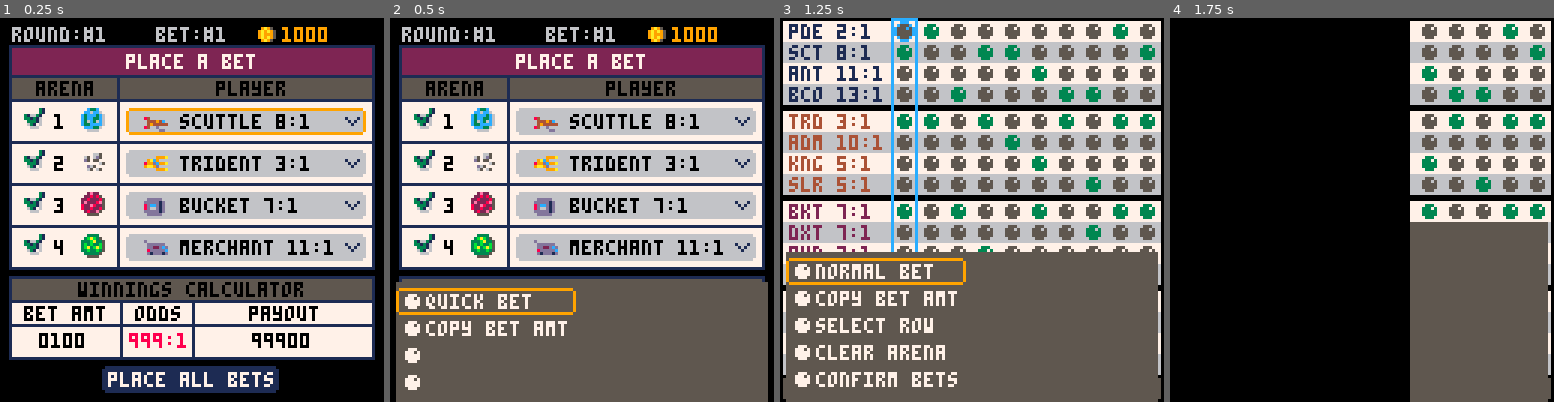
Above: before the commit, frames 1-4 (left to right).
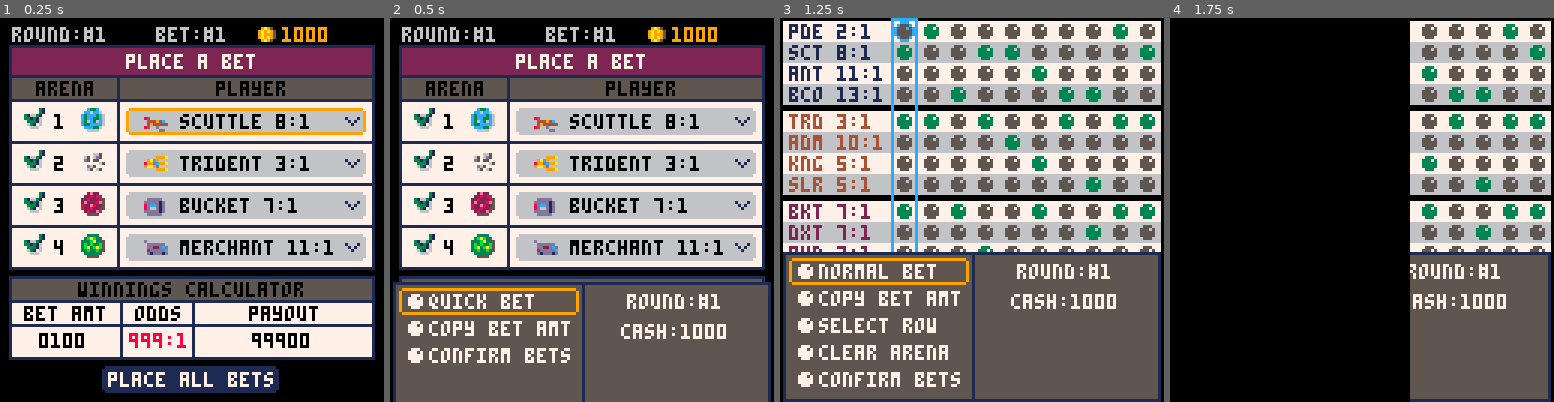
Above: after the commit, the same moments.

Repository: suspicious-smoke/club-bets-pico8
Game: PICO-8 cartridge club-bets.p8
The game is run twice, just before and just after one commit, with the same random seed, the same clock (stepped at 60 frames per second) and the same inputs.
Inputs:
- Up to frame 1 (0.25 s): no input
- Up to frame 2 (0.5 s): tap X (X key) at 0.33 s
- Up to frame 3 (1.25 s): tap O (Z key) at 0.7 s; tap X (X key) at 1.07 s
- Up to frame 4 (1.75 s): hold Right from 1.6 s (still down); tap O (Z key) at 1.7 s

Frame 1 is identical in both runs. In frame 2, 5.0% of the frame differs, in the area x 0-100%, y 68-100%; in frame 3, 7.9%, in the area x 0-100%, y 60-100%; in frame 4, 3.9%.

Commit message:
added round/cash info to submenu

Diff:
--- a/club-bets.p8
+++ b/club-bets.p8
@@ -173,7 +173,7 @@
 	_bet_amt_tmr,bet_off=0,0
 	plyr_menu_sel=1
 	submenu_off,submenu_sel,qm_mode=0,1,1
-	submenu_txts={"quick bet","copy bet amt","","","confirm bets"}
+	submenu_txts={"quick bet","copy bet amt","confirm bets"}
 	bet_mode=1--main,plyr sel,amt sel
 	i_amt=1
 	_upd=upd_betpage
@@ -200,7 +200,7 @@
 		elseif btnp(🅾️) then
 			if arena_sel==6 then
 				sfx(4)
-				init_confirm()
+				trn_state(init_confirm)
 			elseif arena_sel==5 then
 				--change money
 				sfx(2)
@@ -319,13 +319,17 @@
 end
 
 function submenu_mode()
-	submenu_off=min(submenu_off+10,60)
+	submenu_off=min(submenu_off+10,50)
+	men_options=3
+	if qm_mode==2 then
+		men_options=5
+	end
 	if btnp(⬆️) then
 		sfx(0)
-		submenu_sel=(submenu_sel-2)%5+1
+		submenu_sel=(submenu_sel-2)%men_options+1
 	elseif btnp(⬇️) then
 		sfx(0)
-		submenu_sel=(submenu_sel%5)+1
+		submenu_sel=(submenu_sel%men_options)+1
 	elseif btnp(❎) then
 		sfx(3)
 		bet_mode=1
@@ -335,7 +339,8 @@
 				sfx(9)
 				trn_state(init_quickbetpage)
 			elseif submenu_sel==3 then
-			elseif submenu_sel==4 then
+				sfx(4)
+				trn_state(init_confirm)
 			end
 		else--qm_mode==2--on quick bet page
 			if submenu_sel==1 then
@@ -351,28 +356,33 @@
 				end
 				sfx(3)
 				bet_mode=1
+			elseif submenu_sel==5 then--confirm page
+				sfx(4)
+				trn_state(init_confirm)
 			end
 		end
 		if submenu_sel==2 then--copy bets
 			sfx(2)
 			copy_bets()
 			bet_mode=1
-		elseif submenu_sel==5 then--confirm page
-			sfx(4)
-			init_confirm()
 		end
 	end
 end
 
 function draw_submenu()
 	_y=128-submenu_off
-	rrectfill(2,_y,124,60,0,5)
+	brdr_rect(1,_y,126,50,0,5,1)
 	for i=1,#submenu_txts do
-		print("●"..submenu_txts[i],4,_y-5+i*9,7)
+		print("●"..submenu_txts[i],5,_y-5+i*9,7)
 	end
 	if bet_mode==4 then
-		rrect(2,_y+(submenu_sel-1)*9+2,60,9,1,9)
-	end
+		rrect(3,_y+(submenu_sel-1)*9+2,60,9,1,9)
+	end
+	line(64,_y,64,_y+128,1)
+	_txt="round:#"..cur_round
+	print(_txt,95-#_txt*2,_y+4,7)
+	_money="cash:"..arr_to_str(money,true)
+	print(_money,95-#_money*2,_y+14)
 end
 
 
@@ -439,6 +449,7 @@
 		end
 	end
 	if btnp(❎) then
+		sfx(3)
 		if qm_mode==1 then
 			init_betpage()
 		else
@@ -446,7 +457,10 @@
 		end
 	elseif btnp(🅾️) then
 		if has_money and made_bets then
+			sfx(5)
 			trn_state(init_watch_race)
+		else
+			sfx(3)
 		end
 	end
 end
Not shown, changed: the sound effects (__sfx__) section of club-bets.p8
